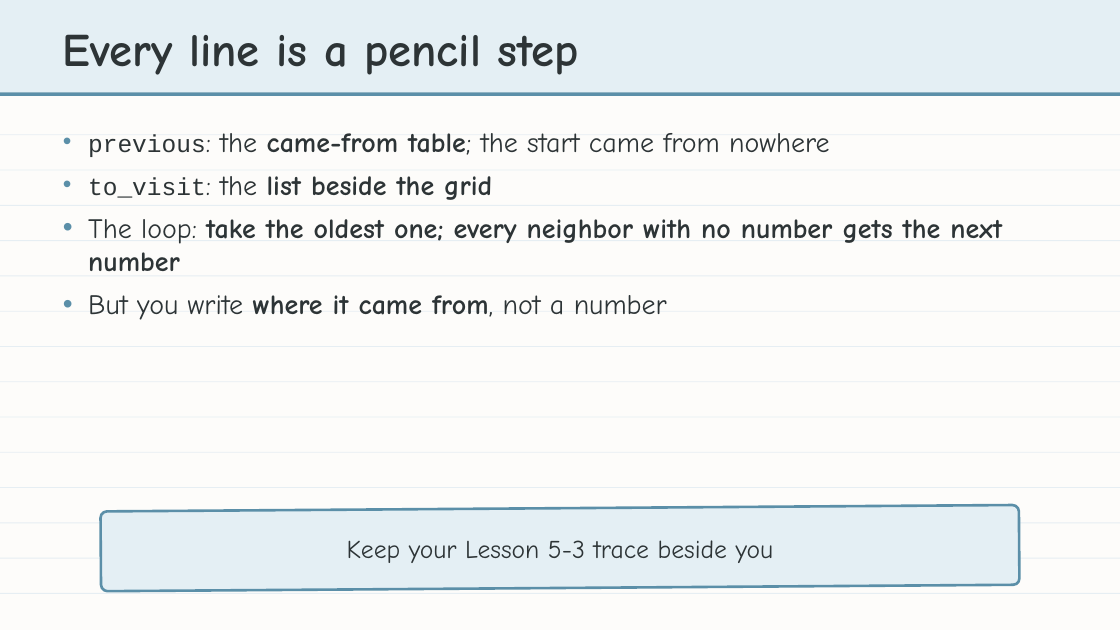
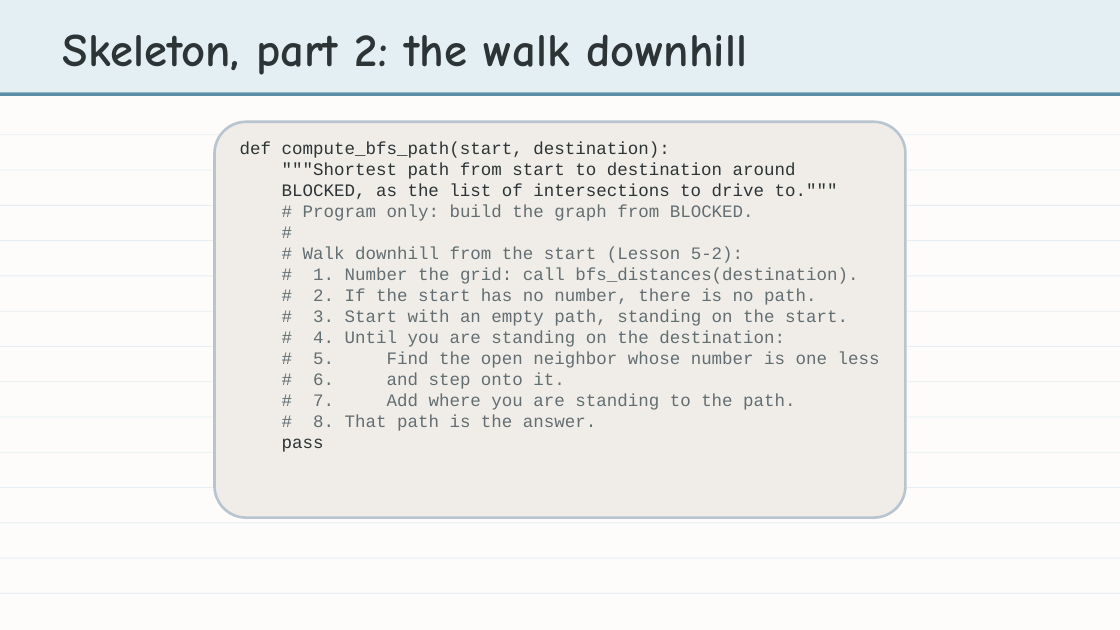
Before and after one commit to bradamiller/LearningPython, a slide deck: slide 4 of static/slides/module-05-pathfinding/module-5-lesson-05-compute-bfs-path.pptx (slide 7 before the commit). Drawn at 1120x630 pixels with LibreOffice and Linux fonts; fonts in the diff are those of the drawing. Boxes give left, top, right and bottom in pixels: in the first picture for what was removed or moved away, otherwise in the second. Text is boxed around its words. In the diff, an @@ line names an element or a change of style, - is before the commit and + after.

```diff
--- a/static/slides/module-05-pathfinding/module-5-lesson-05-compute-bfs-path.pptx
+++ b/static/slides/module-05-pathfinding/module-5-lesson-05-compute-bfs-path.pptx
@@ text at [63,34,748,75]: text changed @@
-Every line is a pencil step
+Skeleton, part 2: the walk downhill
@@ text removed at [88,133,1002,320] @@
-• previous: the came-from table; the start came from nowhere
-• to_visit: the list beside the grid
-• The loop: take the oldest one; every neighbor with no number gets the next number
-• But you write where it came from, not a number
@@ rounded rectangle added at [214,122,905,518], fill #F0EDE8, outline #B8C5D0 2.25 pt @@
@@ text added at [240,142,880,452], 15 pt, text #636E72 @@
+def compute_bfs_path(start, destination):
+"""Shortest path from start to destination around
+BLOCKED, as the list of intersections to drive to."""
+# Program only: build the graph from BLOCKED.
+#
+# Walk downhill from the start (Lesson 5-2):
+# 1. Number the grid: call bfs_distances(destination).
+# 2. If the start has no number, there is no path.
+# 3. Start with an empty path, standing on the start.
+# 4. Until you are standing on the destination:
+# 5. Find the open neighbor whose number is one less
+# 6. and step onto it.
+# 7. Add where you are standing to the path.
+# 8. That path is the answer.
+pass
@@ rounded rectangle removed at [101,505,1019,591] @@
@@ text removed at [347,540,774,563] @@
-Keep your Lesson 5-3 trace beside you
```
Also in this commit, not shown: 17 other slides changed, 9 slides added, 8 slides removed, 4 other files.
